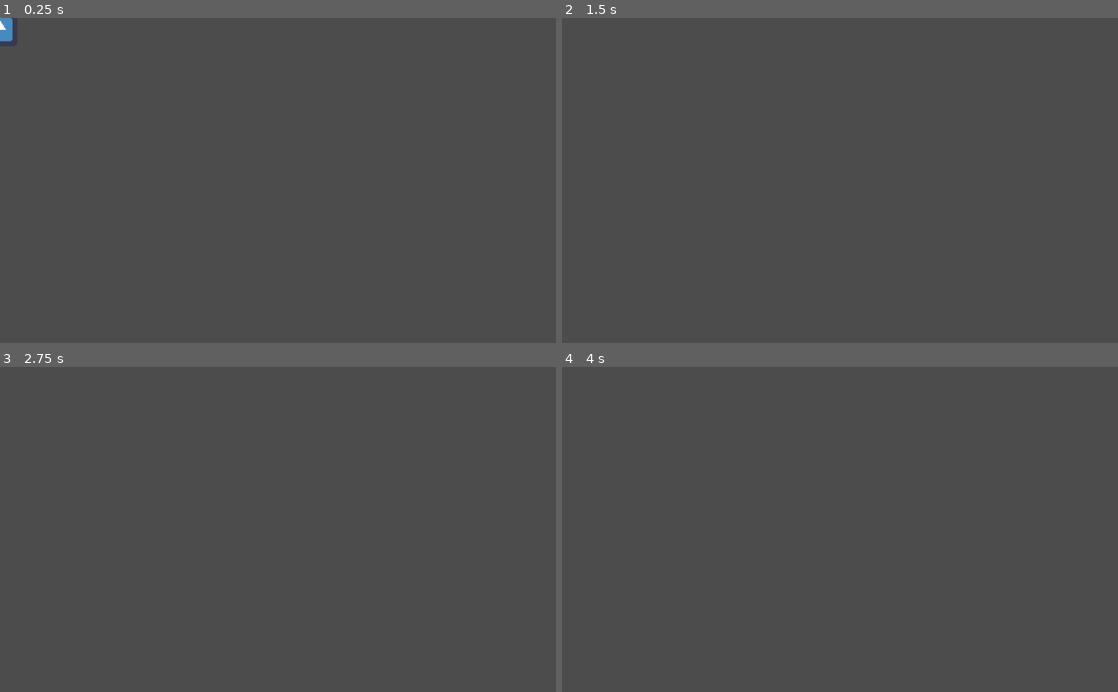
Above: before the commit, frames 1-4 (two rows, left to right).
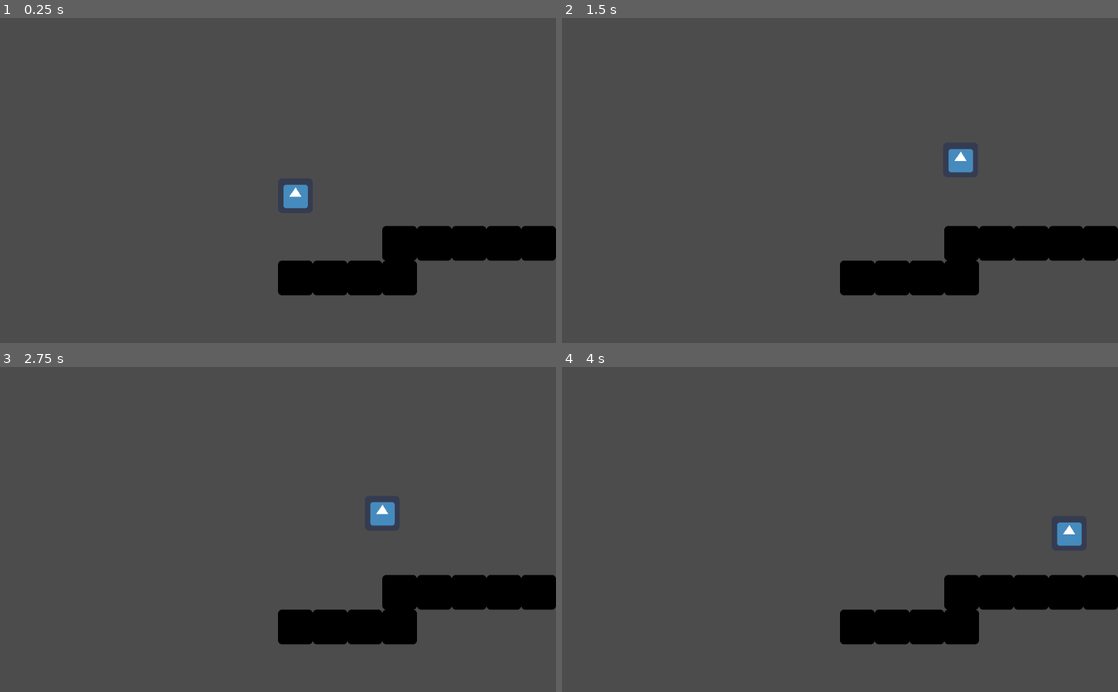
Above: after the commit, the same moments.

Repository: ElizabethBallou/GodotPractice
Game: Godot game, scene res://World.tscn
The game is run twice, just before and just after one commit, with the same random seed, the same clock (stepped at 60 frames per second) and the same inputs. The engine's default icon, where the game draws it, is replaced by a stand-in: a white triangle on a blue panel in a dark square.
Inputs (mouse positions are in pixels of both pictures, inside the frame that each line leads up to):
- Up to frame 1 (0.25 s): no input
- Up to frame 2 (1.5 s): move the mouse to (962, 164) at 0.52 s; hold W 0.53-1.28 s; hold D from 0.53 s (still down); click (962, 164) at 0.67 s; move the mouse to (728, 196) at 1.27 s; tap W at 1.35 s; click (728, 196) at 1.42 s
- Up to frame 3 (2.75 s): tap W at 1.52, 1.82 s; move the mouse to (333, 458) at 2.02 s; release D at 2.03 s; hold A from 2.03 s (still down); hold W from 2.03 s (still down); click (333, 458) at 2.17 s
- Up to frame 4 (4 s): move the mouse to (812, 594) at 2.77 s; release A at 2.78 s; release W at 2.78 s; hold D from 2.78 s (still down); tap W at 2.85, 3.02, 3.32 s; click (812, 594) at 2.92 s; move the mouse to (1006, 578) at 3.52 s; hold W from 3.53 s (still down); click (1006, 578) at 3.67 s

The runs differ from the first frame. In frame 1, 6.5% of the frame differs, in the area x 0-100%, y 0-86%; in frame 2, 6.4%; in frame 3, 6.4%; in frame 4, 6.4%.

Commit message:
basic working platformer controls using GDScript

Diff:
--- a/Player.gd
+++ b/Player.gd
@@ -1,18 +1,32 @@
 extends KinematicBody2D
+
+# this was created using a basic Godot tutorial: https://www.youtube.com/watch?v=wETY5_9kFtA
 
 var motion = Vector2()
 
+const UP = Vector2(0, -1)
 
+const SPEED = 200
+
+const GRAVITY = 20
+
+const JUMP_HEIGHT = -500
 
 # Called every frame. 'delta' is the elapsed time since the previous frame.
 func _physics_process(delta):
-	motion.y += 10
+	motion.y += GRAVITY
 
-	if Input.is_mouse_button_pressed(BUTTON_RIGHT):
-		motion.x = 100
-	elif Input.is_mouse_button_pressed(BUTTON_LEFT):
-		motion.x = -100
+	if Input.is_key_pressed(KEY_D):
+		motion.x = SPEED
+	elif Input.is_key_pressed(KEY_A):
+		motion.x = -SPEED
 	else:
 		motion.x = 0
-	move_and_slide(motion)
+
+	if is_on_floor():
+		# print("on floor")
+		if Input.is_key_pressed(KEY_W):
+			motion.y = JUMP_HEIGHT
+
+	motion = move_and_slide(motion, UP)
 	pass
--- a/World.tscn
+++ b/World.tscn
@@ -1,11 +1,18 @@
-[gd_scene load_steps=3 format=2]
+[gd_scene load_steps=5 format=2]
 
 [ext_resource path="res://Player.gd" type="Script" id=1]
 [ext_resource path="res://icon.png" type="Texture" id=2]
 
+[sub_resource type="RectangleShape2D" id=2]
+extents = Vector2( 32, 32 )
+
+[sub_resource type="RectangleShape2D" id=1]
+extents = Vector2( 32, 32 )
+
 [node name="World" type="Node2D"]
 
 [node name="Player" type="KinematicBody2D" parent="."]
+position = Vector2( 544, 288 )
 script = ExtResource( 1 )
 __meta__ = {
 "_edit_group_": true
@@ -13,3 +20,134 @@
 
 [node name="Sprite" type="Sprite" parent="Player"]
 texture = ExtResource( 2 )
+
+[node name="CollisionShape2D" type="CollisionShape2D" parent="Player"]
+shape = SubResource( 2 )
+
+[node name="Walls" type="Node" parent="."]
+
+[node name="Wall" type="StaticBody2D" parent="Walls"]
+editor/display_folded = true
+position = Vector2( 544, 480 )
+__meta__ = {
+"_edit_group_": true
+}
+
+[node name="Sprite" type="Sprite" parent="Walls/Wall"]
+modulate = Color( 0, 0, 0, 1 )
+texture = ExtResource( 2 )
+
+[node name="CollisionShape2D" type="CollisionShape2D" parent="Walls/Wall"]
+shape = SubResource( 1 )
+
+[node name="Wall2" type="StaticBody2D" parent="Walls"]
+editor/display_folded = true
+position = Vector2( 608, 480 )
+__meta__ = {
+"_edit_group_": true
+}
+
+[node name="Sprite" type="Sprite" parent="Walls/Wall2"]
+modulate = Color( 0, 0, 0, 1 )
+texture = ExtResource( 2 )
+
+[node name="CollisionShape2D" type="CollisionShape2D" parent="Walls/Wall2"]
+shape = SubResource( 1 )
+
+[node name="Wall3" type="StaticBody2D" parent="Walls"]
+editor/display_folded = true
+position = Vector2( 672, 480 )
+__meta__ = {
+"_edit_group_": true
+}
+
+[node name="Sprite" type="Sprite" parent="Walls/Wall3"]
+modulate = Color( 0, 0, 0, 1 )
+texture = ExtResource( 2 )
+
+[node name="CollisionShape2D" type="CollisionShape2D" parent="Walls/Wall3"]
+shape = SubResource( 1 )
+
+[node name="Wall4" type="StaticBody2D" parent="Walls"]
+editor/display_folded = true
+position = Vector2( 736, 480 )
+__meta__ = {
+"_edit_group_": true
+}
+
+[node name="Sprite" type="Sprite" parent="Walls/Wall4"]
+modulate = Color( 0, 0, 0, 1 )
+texture = ExtResource( 2 )
+
+[node name="CollisionShape2D" type="CollisionShape2D" parent="Walls/Wall4"]
+shape = SubResource( 1 )
+
+[node name="Wall5" type="StaticBody2D" parent="Walls"]
+editor/display_folded = true
+position = Vector2( 736, 416 )
+__meta__ = {
+"_edit_group_": true
+}
+
+[node name="Sprite" type="Sprite" parent="Walls/Wall5"]
+modulate = Color( 0, 0, 0, 1 )
+texture = ExtResource( 2 )
+
+[node name="CollisionShape2D" type="CollisionShape2D" parent="Walls/Wall5"]
+shape = SubResource( 1 )
+
+[node name="Wall6" type="StaticBody2D" parent="Walls"]
+editor/display_folded = true
+position = Vector2( 800, 416 )
+__meta__ = {
+"_edit_group_": true
+}
+
+[node name="Sprite" type="Sprite" parent="Walls/Wall6"]
+modulate = Color( 0, 0, 0, 1 )
+texture = ExtResource( 2 )
+
+[node name="CollisionShape2D" type="CollisionShape2D" parent="Walls/Wall6"]
+shape = SubResource( 1 )
+
+[node name="Wall7" type="StaticBody2D" parent="Walls"]
+editor/display_folded = true
+position = Vector2( 864, 416 )
+__meta__ = {
+"_edit_group_": true
+}
+
+[node name="Sprite" type="Sprite" parent="Walls/Wall7"]
+modulate = Color( 0, 0, 0, 1 )
+texture = ExtResource( 2 )
+
+[node name="CollisionShape2D" type="CollisionShape2D" parent="Walls/Wall7"]
+shape = SubResource( 1 )
+
+[node name="Wall8" type="StaticBody2D" parent="Walls"]
+editor/display_folded = true
+position = Vector2( 928, 416 )
+__meta__ = {
+"_edit_group_": true
+}
+
+[node name="Sprite" type="Sprite" parent="Walls/Wall8"]
+modulate = Color( 0, 0, 0, 1 )
+texture = ExtResource( 2 )
+
+[node name="CollisionShape2D" type="CollisionShape2D" parent="Walls/Wall8"]
+shape = SubResource( 1 )
+
+[node name="Wall9" type="StaticBody2D" parent="Walls"]
+editor/display_folded = true
+position = Vector2( 992, 416 )
+__meta__ = {
+"_edit_group_": true
+}
+
+[node name="Sprite" type="Sprite" parent="Walls/Wall9"]
+modulate = Color( 0, 0, 0, 1 )
+texture = ExtResource( 2 )
+
+[node name="CollisionShape2D" type="CollisionShape2D" parent="Walls/Wall9"]
+shape = SubResource( 1 )
